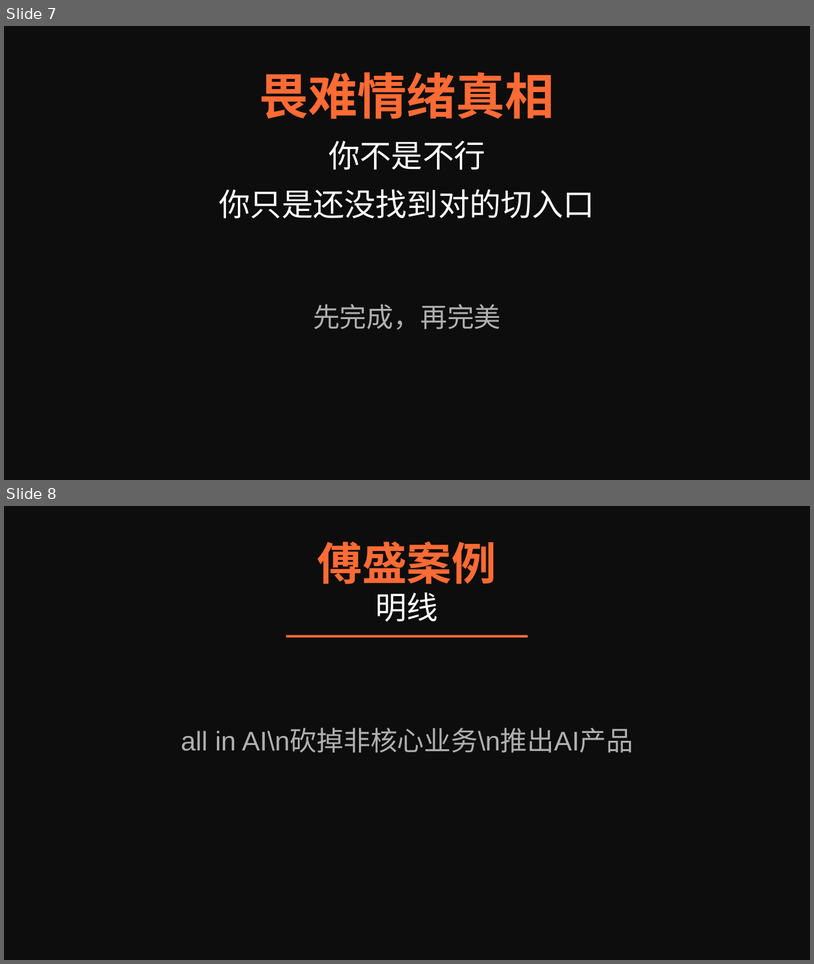
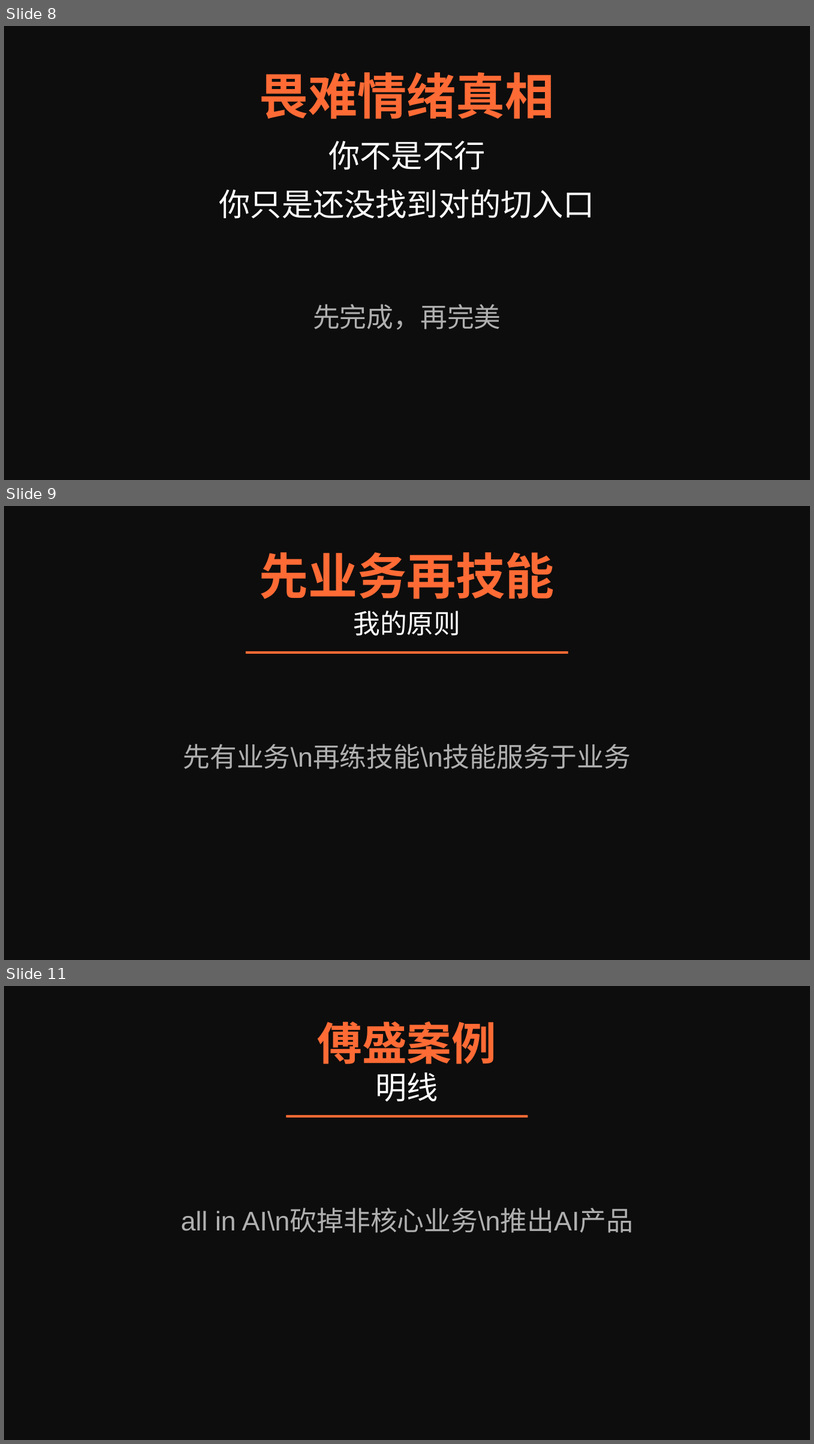
Before and after one commit to lingling1989r/Openclaw4OPC, a slide deck: 认知与案例-金句版.pptx. Shown one above the other, each under a label of ours: slides 7 and 8 before the commit, slides 8, 9 and 11 after it; the slides between them are not shown. The pictures are 814x964 and 814x1444 pixels, drawn with LibreOffice and Linux fonts; fonts in the diff are those of the drawing. Boxes give left, top, right and bottom in pixels: in the first picture for what was removed or moved away, otherwise in the second. Text is boxed around its words. In the diff, an @@ line names an element or a change of style, - is before the commit and + after.

```diff
--- a/认知与案例-金句版.pptx
+++ b/认知与案例-金句版.pptx
@@ slide 9 added at (x1=4, y1=506, x2=810, y2=960), background #0D0D0D @@
@@ text added at (x1=259, y1=552, x2=555, y2=599), 44 pt, text #FF6B35, bold @@
+先业务再技能
@@ text added at (x1=353, y1=610, x2=461, y2=636), 24 pt, text #FFFFFF @@
+我的原则
@@ rectangle added at (x1=246, y1=651, x2=569, y2=654), fill #FF6B35 @@
@@ text added at (x1=183, y1=744, x2=632, y2=769), 24 pt, text #B0B0B0 @@
+先有业务\n再练技能\n技能服务于业务
@@ what was slide 7 is now slide 8 @@
@@ what was slide 8 is now slide 11 @@
```
Also in this commit, not shown: 6 slides changed, 2 other slides added.
